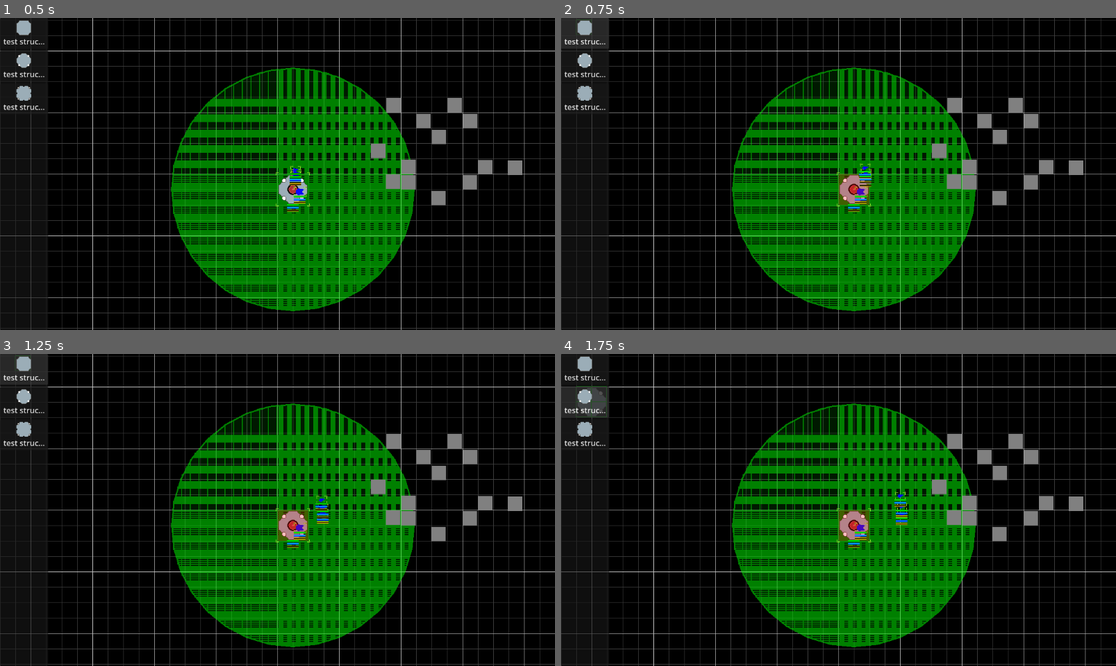
Above: before the commit, frames 1-4 (two rows, left to right).
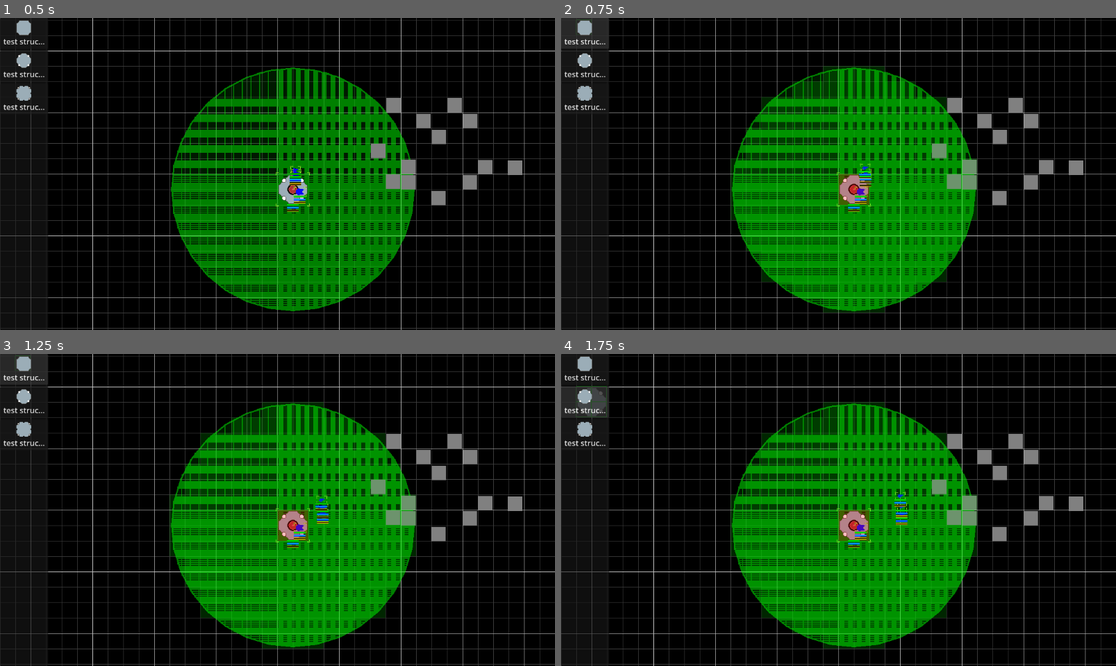
Above: after the commit, the same moments.

Repository: AtkinTC/space-industry-v4
Game: Godot game, scene res://game/test_scene.tscn
The game is run twice, just before and just after one commit, with the same random seed, the same clock (stepped at 60 frames per second) and the same inputs.
Inputs:
- Up to frame 1 (0.5 s): no input
- Up to frame 2 (0.75 s): click "test struct small" at 0.5 s
- Up to frame 3 (1.25 s): no input
- Up to frame 4 (1.75 s): click "test struct med" at 1.25 s

Frame 1 is identical in both runs. In frame 2, 6.8% of the frame differs, in the area x 30-75%, y 15-95%; in frame 3, 6.8%; in frame 4, 6.8%.

Commit message:
calculate and display influenced calls during structure build placement

Diff:
--- a/game/build_control_layer.gd
+++ b/game/build_control_layer.gd
@@ -83,5 +83,10 @@
 
 func _draw() -> void:
 	if(build_state):
-		for cell in EntityManager.get_used_structure_cells():
+		var used_strucuture_cells := EntityManager.get_used_structure_cells()
+		for cell in used_strucuture_cells:
 			draw_rect(Rect2(cell * Constants.TILE_SIZE_I, Constants.TILE_SIZE_I), Color(Color.RED, 0.25), true)
+
+		for cell in InfluenceManger.get_cells_in_influence():
+			if(cell not in used_strucuture_cells):
+				draw_rect(Rect2(cell * Constants.TILE_SIZE_I, Constants.TILE_SIZE_I), Color(Color.GREEN, 0.15), true)
--- a/game/entity/resource/structure_definition.gd
+++ b/game/entity/resource/structure_definition.gd
@@ -54,10 +54,12 @@
 
 	return grid_cells
 
+# structure specific translation from structure's world position to its center grid cell
 func world_to_grid(world_pos : Vector2) -> Vector2i:
 	var grid_pos : Vector2i = floor((world_pos + get_grid_alignment_offset()) / Constants.TILE_SIZE)
 	return grid_pos
 
+# structure specific translation from structure's center grid cell to its world position
 func grid_to_world(grid_pos : Vector2i) -> Vector2:
 	var world_pos : Vector2 = ((grid_pos as Vector2 - get_grid_alignment_offset()) * Constants.TILE_SIZE) as Vector2
 	return world_pos
--- a/singleton/game_state.gd
+++ b/singleton/game_state.gd
@@ -42,3 +42,11 @@
 func _on_build_state_complete():
 	if(ui_state == UI_STATE.BUILD):
 		set_ui_state(UI_STATE.NONE)
+
+static func world_to_grid(world_pos : Vector2) -> Vector2i:
+	var grid_pos : Vector2i = floor(world_pos / Constants.TILE_SIZE)
+	return grid_pos
+
+static func grid_to_world(grid_pos : Vector2i) -> Vector2:
+	var world_pos : Vector2 = (grid_pos as Vector2 + Vector2(0.5, 0.5)) * Constants.TILE_SIZE
+	return world_pos
--- a/singleton/influence_manger.gd
+++ b/singleton/influence_manger.gd
@@ -4,6 +4,9 @@
 var nodes : Dictionary = {}
 
 var canvas : InfluenceCanvas = null
+
+var influence_cells : Array[Vector2i] = []
+var influence_cells_needs_recalculate := true
 
 func _ready() -> void:
 	SignalBus.register_influence_node.connect(register_node)
@@ -24,6 +27,7 @@
 
 	nodes[instance_id] = node
 	node.tree_exiting.connect(unregister_node.bind(instance_id))
+	influence_cells_needs_recalculate = true
 
 	if(canvas != null):
 		canvas.add_influence_node(nodes[instance_id])
@@ -33,6 +37,7 @@
 		return
 
 	nodes.erase(instance_id)
+	influence_cells_needs_recalculate = true
 
 func is_point_in_influence(point : Vector2) -> bool:
 	for node_id in nodes.keys():
@@ -41,3 +46,37 @@
 			return true
 
 	return false
+
+#TODO : probably a more efficient way to calculate this
+#TODO : 2D Array might be a better way to store this result
+func recalculate_influence_cells():
+	var min_grid := Vector2i()
+	var max_grid := Vector2i()
+
+	for i in nodes.size():
+		var node : InfluenceNode = nodes.values()[i]
+		var influence_v := Vector2(node.radius, node.radius)
+		if(i == 0):
+			min_grid = GameState.world_to_grid(node.global_position - influence_v)
+			max_grid = GameState.world_to_grid(node.global_position + influence_v)
+		else:
+			var min_g := GameState.world_to_grid(node.global_position - influence_v)
+			var max_g := GameState.world_to_grid(node.global_position + influence_v)
+
+			min_grid.x = min(min_grid.x, min_g.x)
+			min_grid.y = min(min_grid.y, min_g.y)
+			max_grid.x = max(max_grid.x, max_g.x)
+			max_grid.y = max(max_grid.y, max_g.y)
+
+	influence_cells = []
+	for x in range(min_grid.x, max_grid.x + 1 ):
+		for y in range(min_grid.y, max_grid.y + 1):
+			var cell := Vector2i(x, y)
+			var world_pos := GameState.grid_to_world(cell)
+			if(is_point_in_influence(world_pos)):
+				influence_cells.append(cell)
+
+func get_cells_in_influence() -> Array[Vector2i]:
+	if(influence_cells_needs_recalculate):
+		recalculate_influence_cells()
+	return influence_cells
